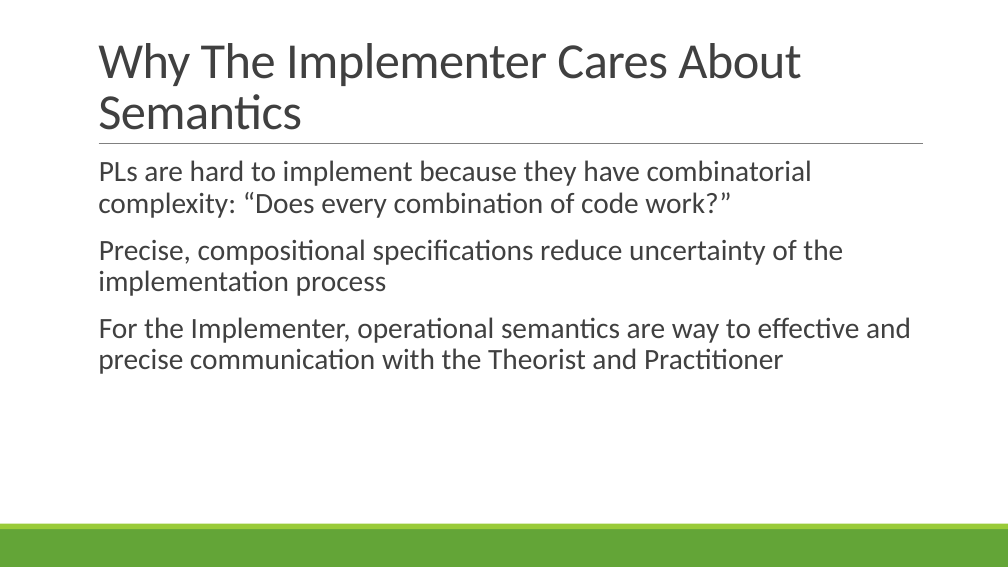
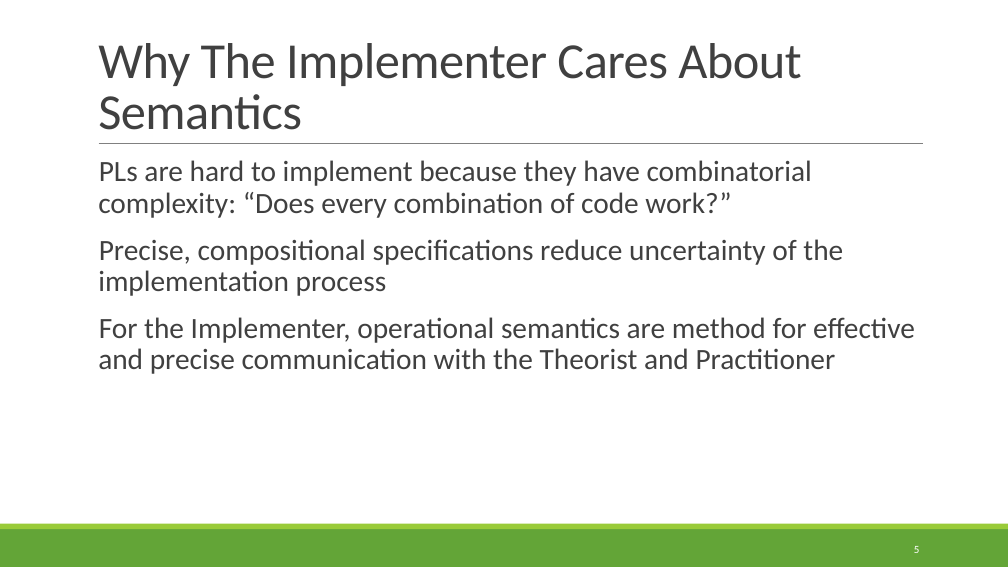
Before and after one commit to rbohrer/pl-course, a slide deck: slide 5 of LectureSlides/06OpSem.pptx. Drawn at 1008x567 pixels with LibreOffice and Linux fonts; fonts in the diff are those of the drawing. Boxes give left, top, right and bottom in pixels: in the first picture for what was removed or moved away, otherwise in the second. Text is boxed around its words. In the diff, an @@ line names an element or a change of style, - is before the commit and + after.

```diff
--- a/LectureSlides/06OpSem.pptx
+++ b/LectureSlides/06OpSem.pptx
@@ text at (98, 317, 915, 374): text changed @@
-  For the Implementer, operational semantics are way to effective and precise communication with the Theorist and Practitioner
+  For the Implementer, operational semantics are method for effective and precise communication with the Theorist and Practitioner
@@ page number added at (914, 546, 920, 553), 10.5 pt, text #FFFFFF @@
+5
```
Also in this commit, not shown: 53 other slides changed.
